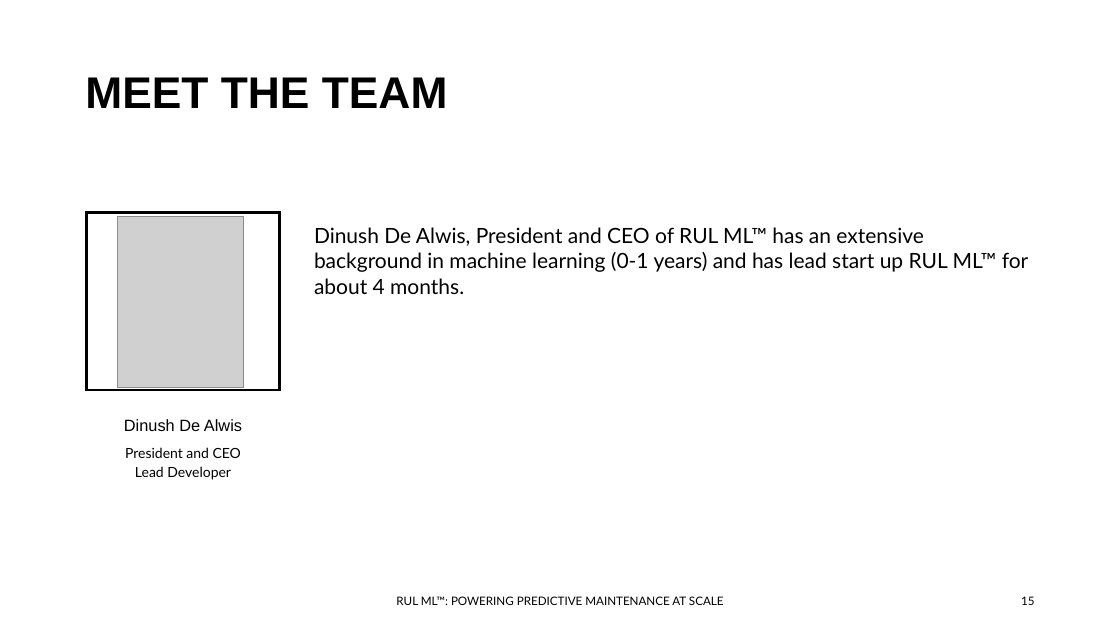
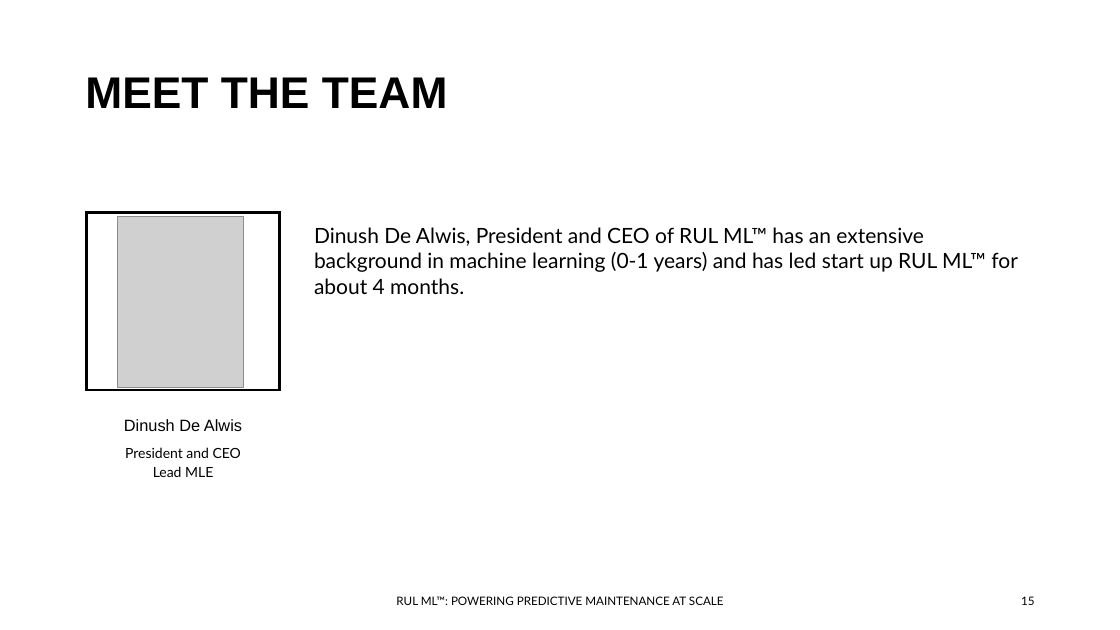
Before and after one commit to ddealwis09/Remaining_Useful_Life, a slide deck: slide 15 of docs/FourthBrain Capstone Demo Day Deck.pptx. Drawn at 1120x630 pixels with LibreOffice and Linux fonts; fonts in the diff are those of the drawing; grey boxes stand for pictures. Boxes give left, top, right and bottom in pixels: in the first picture for what was removed or moved away, otherwise in the second. Text is boxed around its words. In the diff, an @@ line names an element or a change of style, - is before the commit and + after.

```diff
--- a/docs/FourthBrain Capstone Demo Day Deck.pptx
+++ b/docs/FourthBrain Capstone Demo Day Deck.pptx
@@ text at <box>314,227,1018,294</box>: text changed @@
-Dinush De Alwis, President and CEO of RUL ML™ has an extensive background in machine learning (0-1 years) and has lead start up RUL ML™ for about 4 months.
+Dinush De Alwis, President and CEO of RUL ML™ has an extensive background in machine learning (0-1 years) and has led start up RUL ML™ for about 4 months.
@@ text at <box>153,466,213,477</box>: text changed @@
-Lead Developer
+Lead MLE
```
Also in this commit, not shown: 7 other slides changed, 7 other files.
